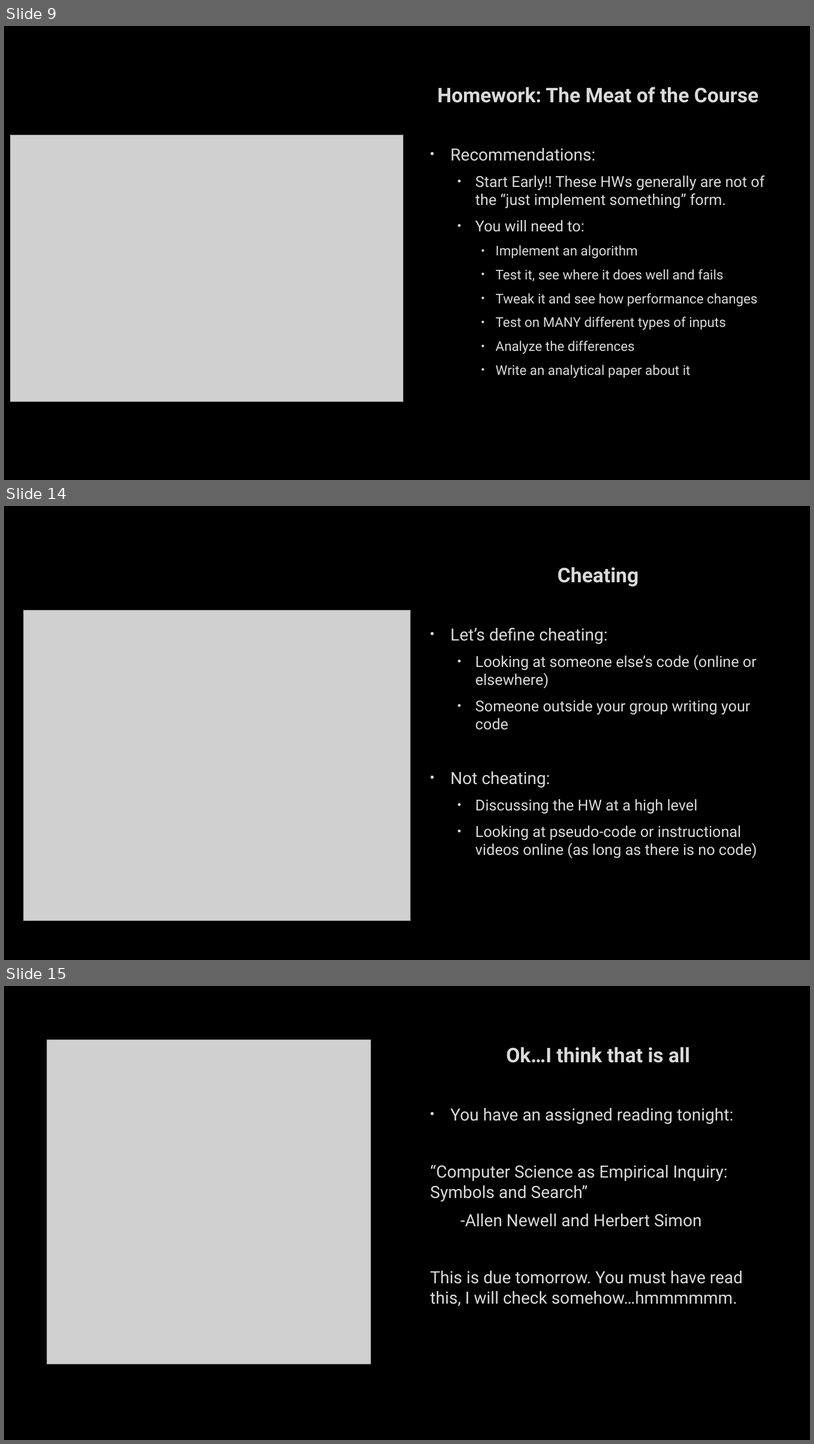
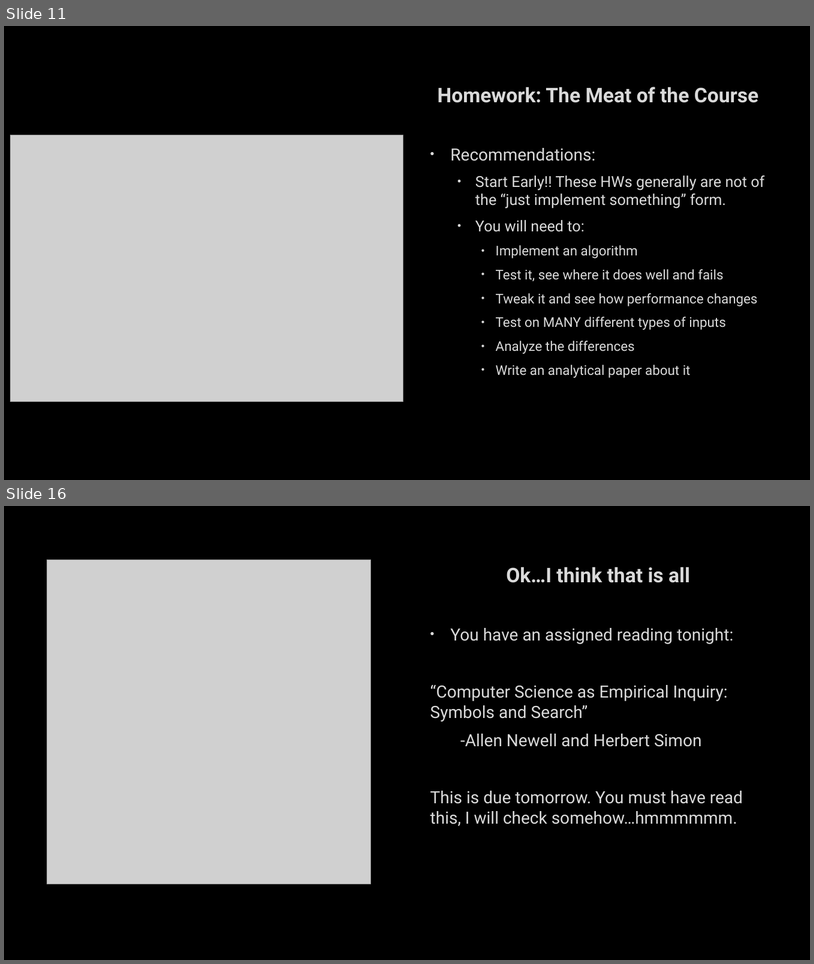
Before and after one commit to markfloryan/AI, a slide deck: slides/01-CourseIntroduction.pptx. Shown one above the other, each under a label of ours: slides 9, 14 and 15 before the commit, slides 11 and 16 after it; the slides between them are not shown. The pictures are 814x1444 and 814x964 pixels, drawn with LibreOffice and Linux fonts; fonts in the diff are those of the drawing; grey boxes stand for pictures; background and template pictures are left out. Boxes give left, top, right and bottom in pixels: in the first picture for what was removed or moved away, otherwise in the second. Text is boxed around its words. In the diff, an @@ line names an element or a change of style, - is before the commit and + after.

```diff
--- a/slides/01-CourseIntroduction.pptx
+++ b/slides/01-CourseIntroduction.pptx
@@ slide 14 removed at (4, 506, 810, 960), background picture (left out) @@
@@ text removed at (450, 567, 758, 858) @@
-Cheating
-• Let’s define cheating:
-  • Looking at someone else’s code (online or elsewhere)
-  • Someone outside your group writing your code
-• Not cheating:
-  • Discussing the HW at a high level
-  • Looking at pseudo-code or instructional videos online (as long as there is no code)
@@ picture removed at (23, 610, 411, 921) @@
@@ what was slide 9 is now slide 11 @@
@@ what was slide 15 is now slide 16 @@
```
Also in this commit, not shown: 7 slides changed, 4 slides added, 2 other slides removed, 11 other files.
